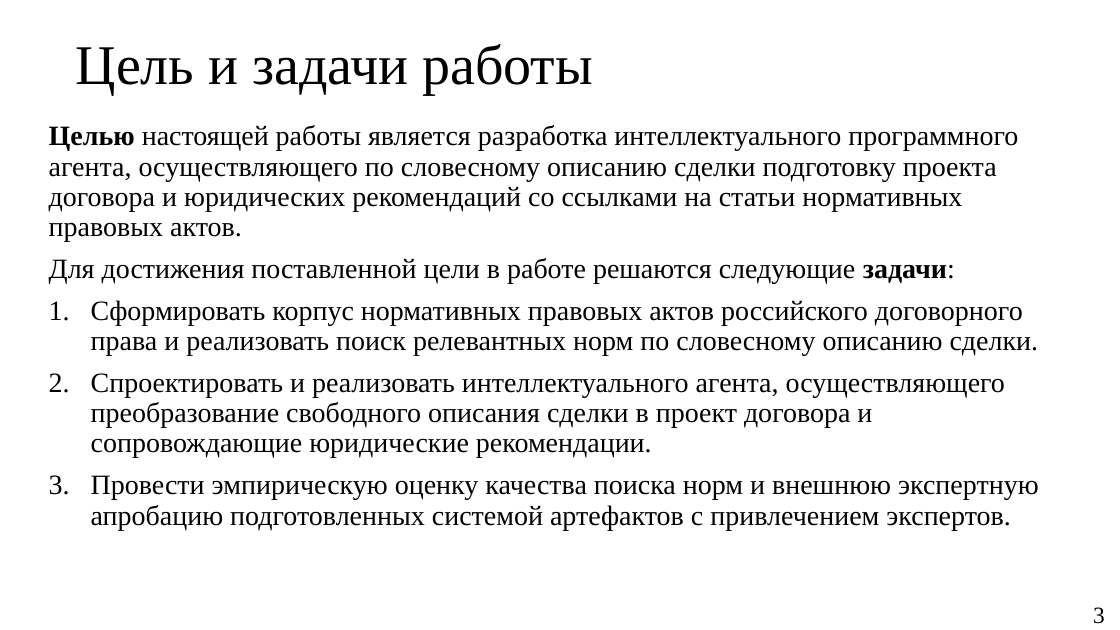
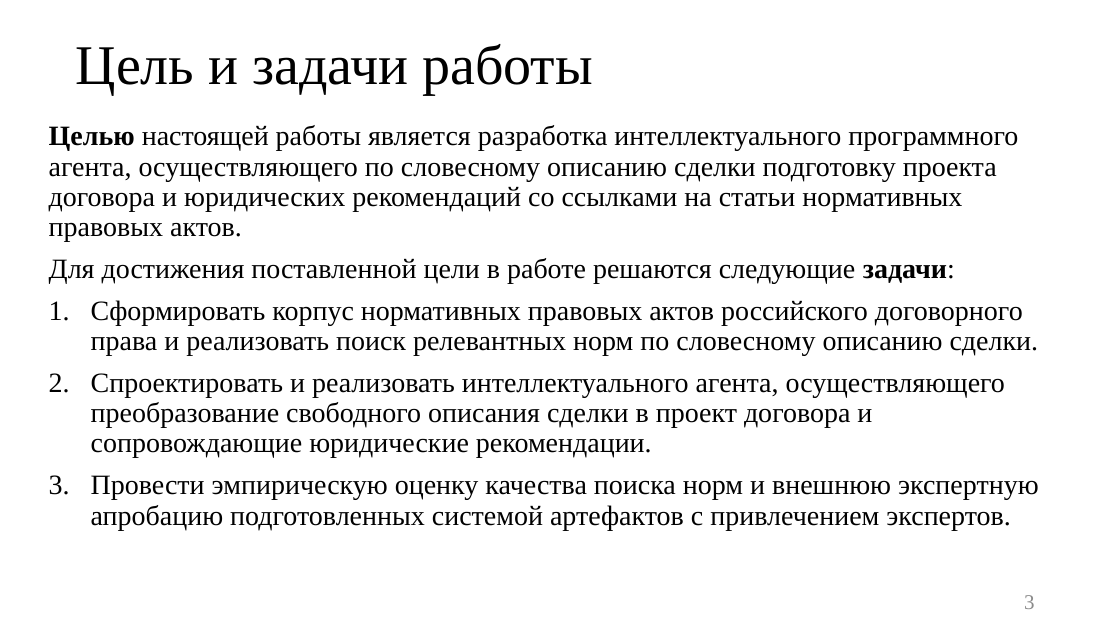
Before and after one commit to mrcirniko/vkr-tsirulev-nv, a slide deck: slide 3 of Презентация_к_ВКР_ЦирулевНВ_М8О-408Б-22.pptx. Drawn at 1120x630 pixels with LibreOffice and Linux fonts; fonts in the diff are those of the drawing. Boxes give left, top, right and bottom in pixels: in the first picture for what was removed or moved away, otherwise in the second. Text is boxed around its words. In the diff, an @@ line names an element or a change of style, - is before the commit and + after.

```diff
--- a/Презентация_к_ВКР_ЦирулевНВ_М8О-408Б-22.pptx
+++ b/Презентация_к_ВКР_ЦирулевНВ_М8О-408Б-22.pptx
@@ page number: place and size @@
-page number at [1093, 607, 1105, 624]
+page number at [1024, 595, 1034, 609]
@@ page number at [1024, 595, 1034, 609]: size 20 to 18 pt, text colour #000000 to #8C8C8C; alignment centre to right; vertical alignment top to middle @@
```
Also in this commit, not shown: 15 other slides changed, 3 slides added, 2 slides removed, 4 other files.
